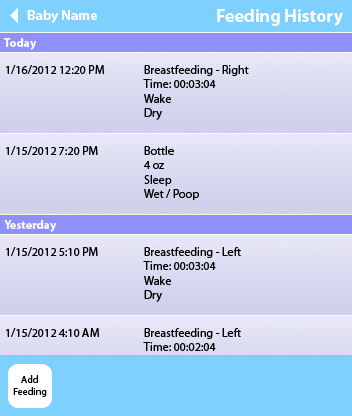
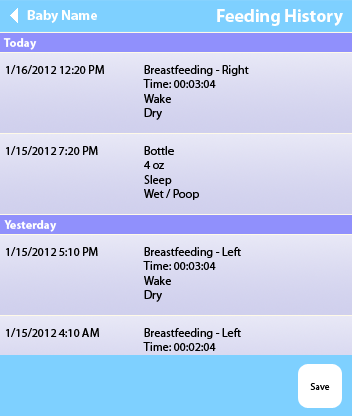
Layered file, before and after one edit (352px x 416px). Changes by layer:
showed group "button - holder 2" (2 layers) over [298, 364, 342, 408]
renamed "Switch Child" to "Save", painted on it over [306, 375, 334, 395]
hid group "button - holder" (2 layers) over [8, 364, 52, 408]
